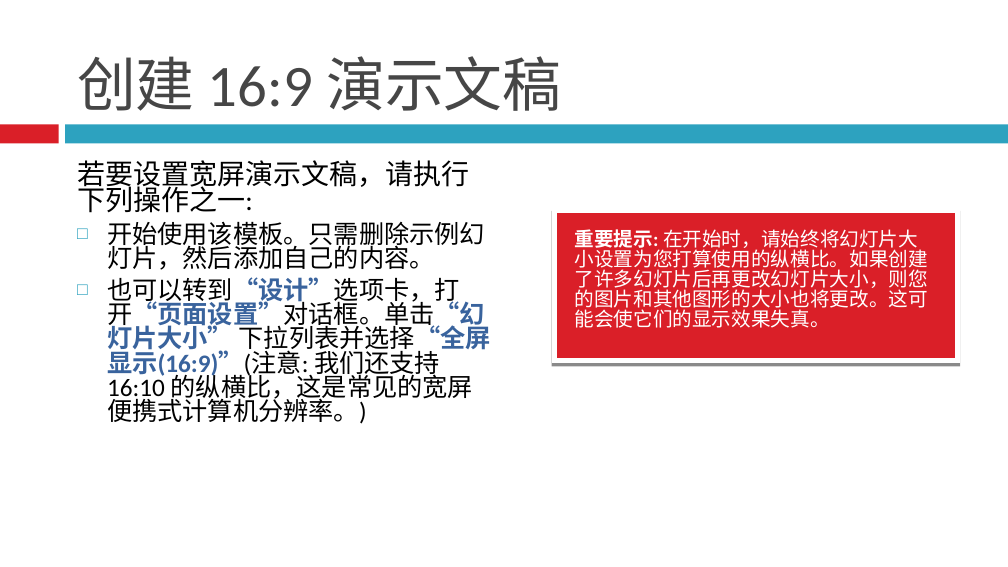
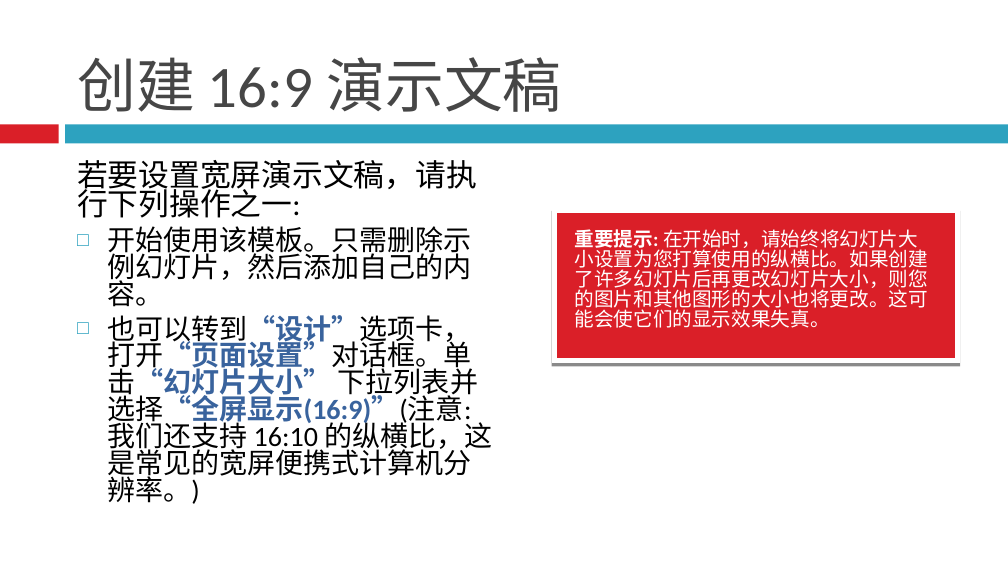
Before and after one commit to ideallx/serveree, a slide deck: slide 6 of QtClassClient/xxxx.ppt. Drawn at 1008x567 pixels with LibreOffice and Linux fonts; fonts in the diff are those of the drawing. Boxes give left, top, right and bottom in pixels: in the first picture for what was removed or moved away, otherwise in the second. Text is boxed around its words. In the diff, an @@ line names an element or a change of style, - is before the commit and + after.

```diff
--- a/QtClassClient/xxxx.ppt
+++ b/QtClassClient/xxxx.ppt
@@ text "若要设置宽屏演示文稿，请执行下列操作之一:" at bbox=[77, 160, 492, 504]: size 20 to 22 pt in "若要设置宽屏演示文稿，请执行下列操作之一:"; size 18 to 20 pt in "开始使用该模板。只需删除示例幻灯片，然后添加自己的内容。", "也可以转到“设计”选项卡，打开“页面设置”对话框。单击“幻灯片大小” 下拉列表并选择“全屏显示(16:9)”(注意: 我 ..." @@
```
Also in this commit, not shown: 3 other slides changed, 5 other files.
